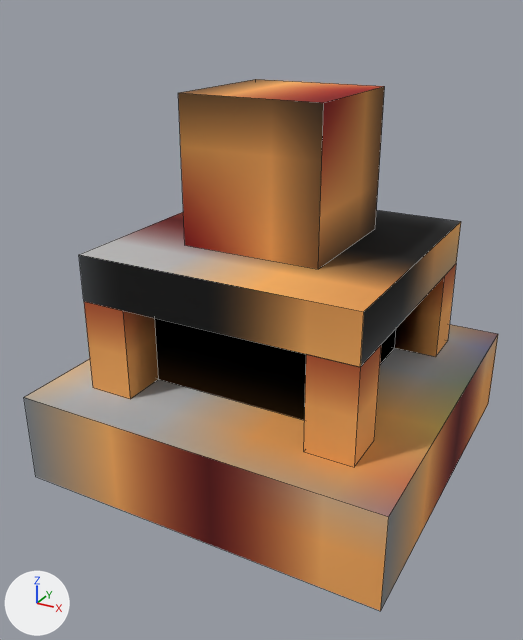
One commit to the OBJ model src/main/resources/assets/controlengineering/models/bus_interface.obj: the scene before it, then after it.
Camera for both pictures: a camera (50 mm lens) standing at (0.922, -1.327, 0.598) and looking at (0.49, -0.543, 0.206). The lights are fixed; the arrows at lower left show +X, +Y and +Z. Mesh edges are drawn as thin lines. Where no turn or scale is listed for an object, it has been applied to the vertices. Vertices at the same position are counted once.

The scene before the commit, as lines of its bpy script (objects in view):
```python
me_businterface = bpy.data.meshes.new('BusInterface')
me_businterface.from_pydata(...)  # 52 vertices, 37 faces; spans x 0.25..0.75, y -0.75..-0.25, z 0.0..0.5
me_businterface.materials.append(mat_interface)  # picture img_bus_interface
ob_businterface = bpy.data.objects.new('BusInterface', me_businterface)
ob_businterface.location = (0.0, 0.0, 0.0)
```
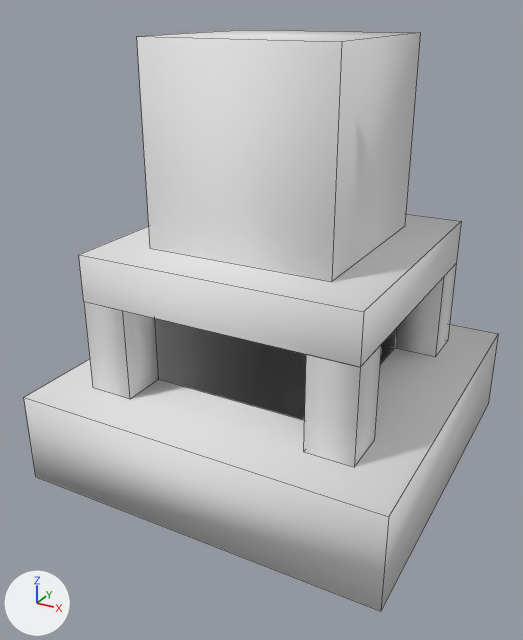
Where the change shows, as pixel boxes (x1, y1, x2, y2) in the pictures (523 x 640 px; the box of a moved part takes in the faces that stretch with it):
'BusInterface', reshaped (9% taller): before (24, 79, 498, 611); after (24, 30, 498, 611)
part 1 of me_businterface, moved or reshaped: before (178, 79, 385, 269); after (137, 30, 420, 282)
part 2 of me_businterface, recoloured: (24, 214, 498, 611) in both

The edits, one by one:
Material 'None' (mat_none) is new.
Its base color is (0.8, 0.8, 0.8) (white #e7e7e7).
Its roughness is 1.0.
me_businterface is used by ob_businterface; location (0.0, 0.0, 0.0).
me_businterface had 52 vertices, 37 faces and spanned x 0.25..0.75, y -0.75..-0.25, z 0.0..0.5.
me_businterface now has 52 vertices, 37 faces and spans x 0.25..0.75, y -0.75..-0.25, z 0.0..0.563.
me_businterface part 1: the loose piece of 8 vertices spanning x 0.406..0.594, y -0.594..-0.406, z 0.313..0.5 is scaled about its middle by 1.33, then moved by (0.0, 0.0, 0.031), in mat_none (white #e7e7e7).
me_businterface part 2: 32 faces spanning x 0.25..0.75, y -0.75..-0.25, z 0.0..0.313 switch from mat_interface (picture img_bus_interface) to mat_none (white #e7e7e7).
me_businterface part 3: the surface is now shaded smooth.
